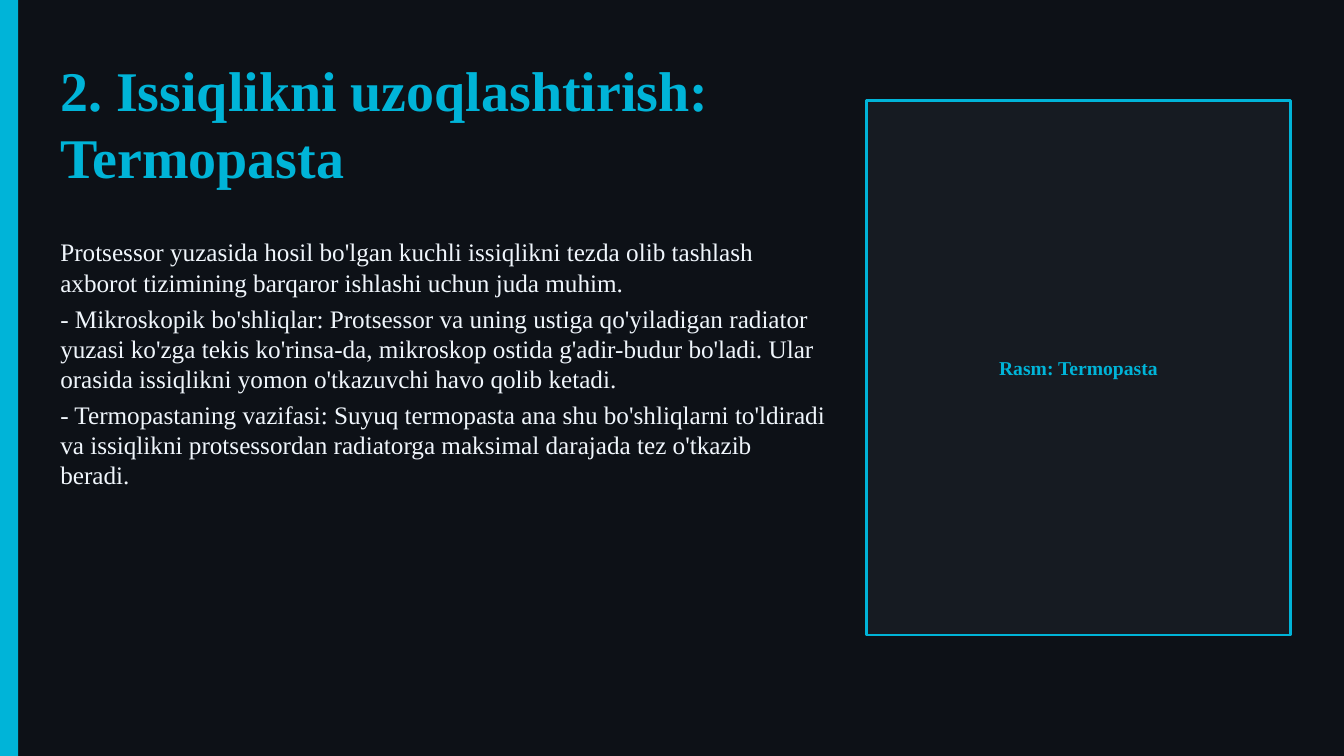
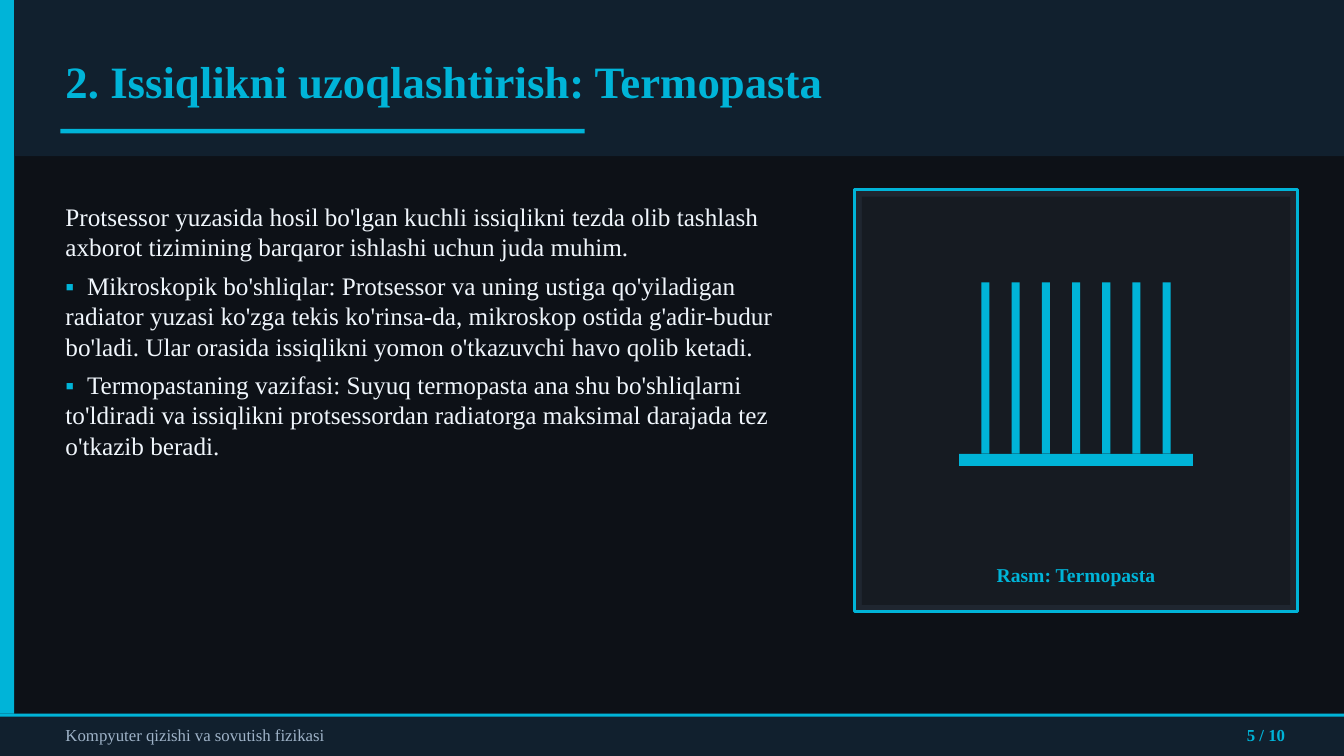
Before and after one commit to dasturland/kerak_taqdimot, a slide deck: slide 5 of taqdimot.pptx. Drawn at 1344x756 pixels with LibreOffice and Linux fonts; fonts in the diff are those of the drawing. Boxes give left, top, right and bottom in pixels: in the first picture for what was removed or moved away, otherwise in the second. Text is boxed around its words. In the diff, an @@ line names an element or a change of style, - is before the commit and + after.

```diff
--- a/taqdimot.pptx
+++ b/taqdimot.pptx
@@ rectangle: place and size @@
-rectangle at bbox=[0, 0, 18, 756]
+rectangle at bbox=[0, 0, 14, 756]
@@ rectangle added at bbox=[14, 0, 1344, 156], fill #11202E @@
@@ text "2. Issiqlikni uzoqlashtirish: Termopasta" at bbox=[65, 67, 822, 108]: size 40 to 32 pt; less space between paragraphs; vertical alignment top to middle @@
@@ rectangle added at bbox=[60, 129, 585, 133], fill #00B4D8 @@
@@ text "Protsessor yuzasida hosil bo'lgan kuchli ...": place and size @@
-text "Protsessor yuzasida hosil bo'lgan kuchli ..." at bbox=[60, 243, 825, 485]
+text "Protsessor yuzasida hosil bo'lgan kuchli ..." at bbox=[65, 208, 772, 456]
@@ text at bbox=[65, 208, 758, 262]: more space between paragraphs @@
@@ rectangle added at bbox=[855, 190, 1298, 612], fill #1F2630, outline #00B4D8 2.25 pt @@
@@ rectangle added at bbox=[862, 197, 1291, 605], fill #161B22 @@
@@ text at bbox=[65, 277, 772, 456]: text changed @@
-- Mikroskopik bo'shliqlar: Protsessor va uning ustiga qo'yiladigan radiator yuzasi ko'zga tekis ko'rinsa-da, mikroskop ostida g'adir-budur bo'ladi. Ular orasida issiqlikni yomon o'tkazuvchi havo qolib ketadi.
-- Termopastaning vazifasi: Suyuq termopasta ana shu bo'shliqlarni to'ldiradi va issiqlikni protsessordan radiatorga maksimal darajada tez o'tkazib beradi.
+▪ Mikroskopik bo'shliqlar: Protsessor va uning ustiga qo'yiladigan radiator yuzasi ko'zga tekis ko'rinsa-da, mikroskop ostida g'adir-budur bo'ladi. Ular orasida issiqlikni yomon o'tkazuvchi havo qolib ketadi.
+▪ Termopastaning vazifasi: Suyuq termopasta ana shu bo'shliqlarni to'ldiradi va issiqlikni protsessordan radiatorga maksimal darajada tez o'tkazib beradi.
@@ rectangle added at bbox=[981, 282, 989, 454], fill #00B4D8 @@
@@ rectangle added at bbox=[1012, 282, 1020, 454], fill #00B4D8 @@
@@ rectangle added at bbox=[1043, 282, 1051, 454], fill #00B4D8 @@
@@ rectangle added at bbox=[1072, 282, 1080, 454], fill #00B4D8 @@
@@ rectangle added at bbox=[1103, 282, 1111, 454], fill #00B4D8 @@
@@ rectangle added at bbox=[1132, 282, 1140, 454], fill #00B4D8 @@
@@ rectangle added at bbox=[1164, 282, 1172, 454], fill #00B4D8 @@
@@ rectangle added at bbox=[960, 454, 1194, 466], fill #00B4D8 @@
@@ text "Rasm: Termopasta": place and size @@
-text "Rasm: Termopasta" at bbox=[867, 101, 1291, 635]
+text "Rasm: Termopasta" at bbox=[997, 569, 1156, 586]
@@ text "Rasm: Termopasta" at bbox=[997, 569, 1156, 586]: less space between paragraphs; fill #161B22 to none; outline #00B4D8 2 pt to none @@
@@ rectangle added at bbox=[0, 714, 1344, 756], fill #11202E @@
@@ rectangle added at bbox=[0, 714, 1344, 717], fill #00B4D8 @@
@@ text added at bbox=[65, 729, 324, 745], 12 pt, text #9FB3C8 @@
+Kompyuter qizishi va sovutish fizikasi
@@ text added at bbox=[1247, 730, 1285, 741], 12 pt, text #00B4D8, bold @@
+5 / 10
```
Also in this commit, not shown: 9 other slides changed, 2 other files.
